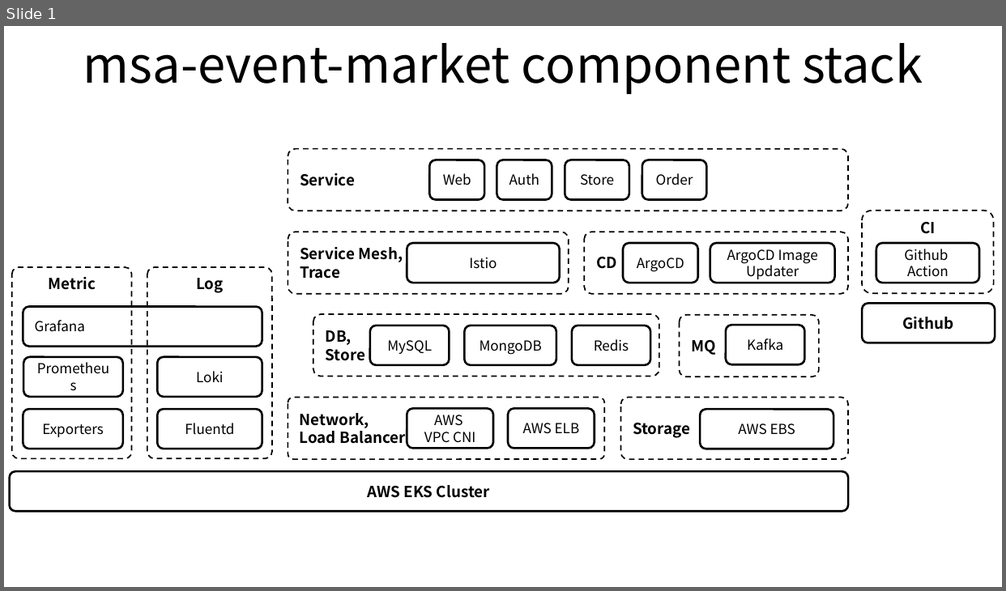
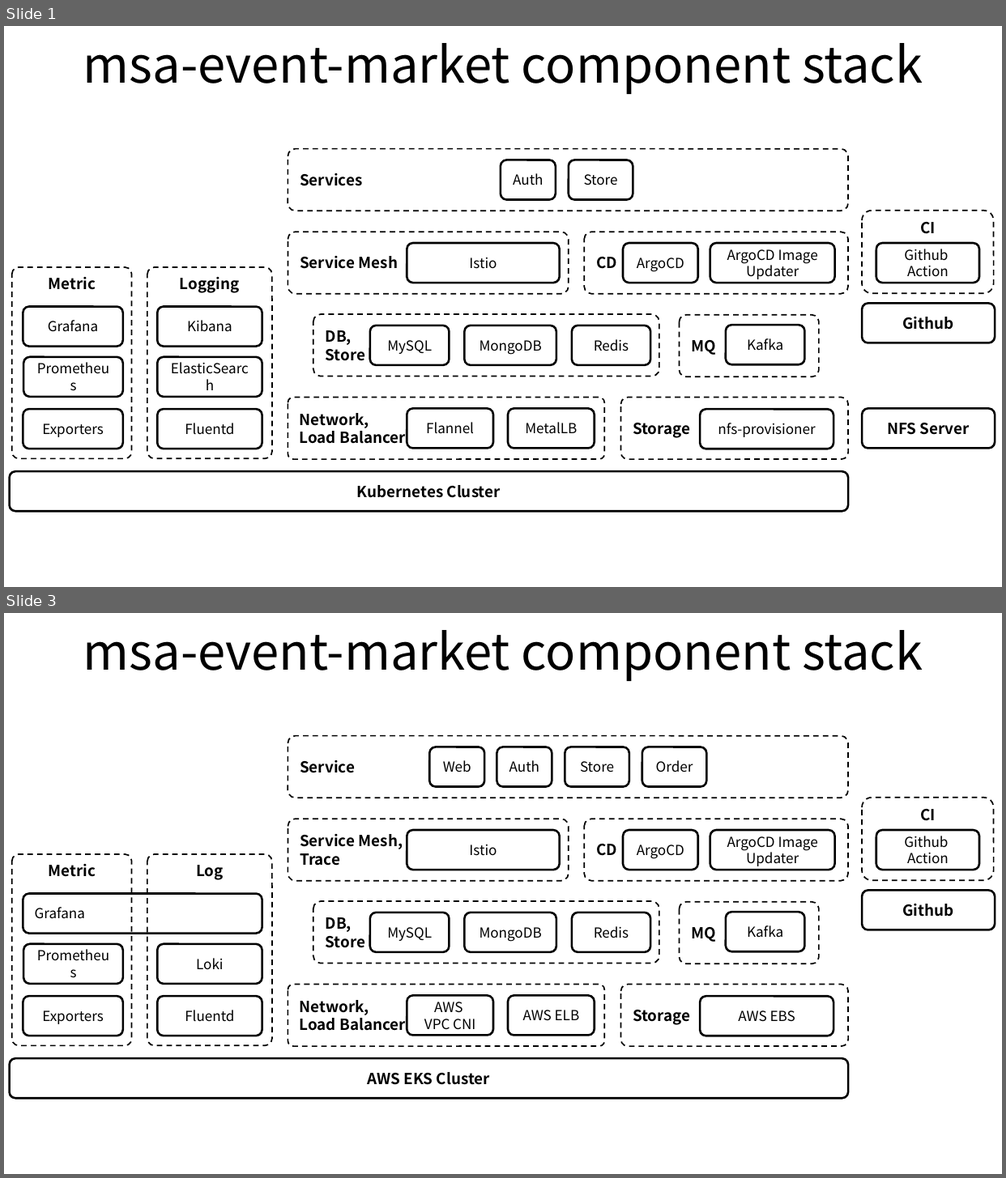
Before and after one commit to ssup2-playground/project_msa-event-market, a slide deck: images/msa-event-market.pptx. Shown one above the other, each under a label of ours: slide 1 before the commit, slides 1 and 3 after it; the slides between them are not shown. The pictures are 1006x591 and 1006x1178 pixels, drawn with LibreOffice and Linux fonts; fonts in the diff are those of the drawing. Boxes give left, top, right and bottom in pixels: in the first picture for what was removed or moved away, otherwise in the second. Text is boxed around its words. In the diff, an @@ line names an element or a change of style, - is before the commit and + after.

```diff
--- a/images/msa-event-market.pptx
+++ b/images/msa-event-market.pptx
@@ slide 1 added at <box>4,26,1002,587</box>, background #FFFFFF @@
@@ title added at <box>83,43,923,94</box>, 36 pt, text #000000 @@
+msa-event-market component stack
@@ rounded rectangle added at <box>288,149,847,211</box>, outline #000000 1 pt dashed, 11 pt, text #000000, bold @@
+Services
@@ rounded rectangle added at <box>501,160,556,199</box>, fill #FFFFFF, outline #000000 1.5 pt, 10 pt, text #000000 @@
+Auth
@@ rounded rectangle added at <box>569,160,633,199</box>, fill #FFFFFF, outline #000000 1.5 pt, 10 pt, text #000000 @@
+Store
@@ rounded rectangle added at <box>863,211,994,293</box>, outline #000000 1 pt dashed, 11 pt, text #000000, bold @@
+CI
@@ rounded rectangle added at <box>288,232,568,293</box>, outline #000000 1 pt dashed, 11 pt, text #000000, bold @@
+Service Mesh
@@ rounded rectangle added at <box>407,244,560,284</box>, fill #FFFFFF, outline #000000 1.5 pt, 10 pt, text #000000 @@
+Istio
@@ rounded rectangle added at <box>584,232,848,293</box>, outline #000000 1 pt dashed, 11 pt, text #000000, bold @@
+CD
@@ rounded rectangle added at <box>623,244,697,284</box>, fill #FFFFFF, outline #000000 1.5 pt, 10 pt, text #000000 @@
+ArgoCD
@@ rounded rectangle added at <box>710,244,835,284</box>, fill #FFFFFF, outline #000000 1.5 pt, 10 pt, text #000000 @@
+ArgoCD Image Updater
@@ rounded rectangle added at <box>876,244,979,284</box>, fill #FFFFFF, outline #000000 1.5 pt, 10 pt, text #000000 @@
+Github
+Action
@@ rounded rectangle added at <box>12,267,132,459</box>, outline #000000 1 pt dashed, 11 pt, text #000000, bold @@
+Metric
@@ rounded rectangle added at <box>147,267,272,459</box>, outline #000000 1 pt dashed, 11 pt, text #000000, bold @@
+Logging
@@ rounded rectangle added at <box>23,306,123,346</box>, fill #FFFFFF, outline #000000 1.5 pt, 10 pt, text #000000 @@
+Grafana
@@ rounded rectangle added at <box>158,306,262,346</box>, fill #FFFFFF, outline #000000 1.5 pt, 10 pt, text #000000 @@
+Kibana
@@ rounded rectangle added at <box>313,314,659,376</box>, outline #000000 1 pt dashed, 11 pt, text #000000, bold @@
+DB,
+Store
@@ rounded rectangle added at <box>680,315,820,378</box>, outline #000000 1 pt dashed, 11 pt, text #000000, bold @@
+MQ
@@ rounded rectangle added at <box>863,303,995,344</box>, fill #FFFFFF, outline #000000 1.5 pt, 11 pt, text #000000, bold @@
+Github
@@ rounded rectangle added at <box>370,326,449,365</box>, fill #FFFFFF, outline #000000 1.5 pt, 10 pt, text #000000 @@
+MySQL
@@ rounded rectangle added at <box>464,326,556,365</box>, fill #FFFFFF, outline #000000 1.5 pt, 10 pt, text #000000 @@
+MongoDB
@@ rounded rectangle added at <box>572,326,650,365</box>, fill #FFFFFF, outline #000000 1.5 pt, 10 pt, text #000000 @@
+Redis
@@ rounded rectangle added at <box>726,326,804,365</box>, fill #FFFFFF, outline #000000 1.5 pt, 10 pt, text #000000 @@
+Kafka
@@ rounded rectangle added at <box>24,357,124,397</box>, fill #FFFFFF, outline #000000 1.5 pt, 10 pt, text #000000 @@
+Prometheus
@@ rounded rectangle added at <box>158,357,262,397</box>, fill #FFFFFF, outline #000000 1.5 pt, 10 pt, text #000000 @@
+ElasticSearch
@@ rounded rectangle added at <box>23,409,123,449</box>, fill #FFFFFF, outline #000000 1.5 pt, 10 pt, text #000000 @@
+Exporters
@@ rounded rectangle added at <box>158,409,262,449</box>, fill #FFFFFF, outline #000000 1.5 pt, 10 pt, text #000000 @@
+Fluentd
@@ rounded rectangle added at <box>288,397,603,459</box>, outline #000000 1 pt dashed, 11 pt, text #000000, bold @@
+Network,
+Load Balancer
@@ rounded rectangle added at <box>407,408,494,448</box>, fill #FFFFFF, outline #000000 1.5 pt, 10 pt, text #000000 @@
+Flannel
@@ rounded rectangle added at <box>508,408,594,448</box>, fill #FFFFFF, outline #000000 1.5 pt, 10 pt, text #000000 @@
+MetalLB
@@ rounded rectangle added at <box>620,397,848,459</box>, outline #000000 1 pt dashed, 11 pt, text #000000, bold @@
+Storage
@@ rounded rectangle added at <box>700,409,833,449</box>, fill #FFFFFF, outline #000000 1.5 pt, 10 pt, text #000000 @@
+nfs-provisioner
@@ rounded rectangle added at <box>863,408,995,448</box>, fill #FFFFFF, outline #000000 1.5 pt, 11 pt, text #000000, bold @@
+NFS Server
@@ rounded rectangle added at <box>9,472,848,512</box>, fill #FFFFFF, outline #000000 1.5 pt, 11 pt, text #000000, bold @@
+Kubernetes Cluster
@@ what was slide 1 is now slide 3 @@
```
Also in this commit, not shown: 2 other files.
